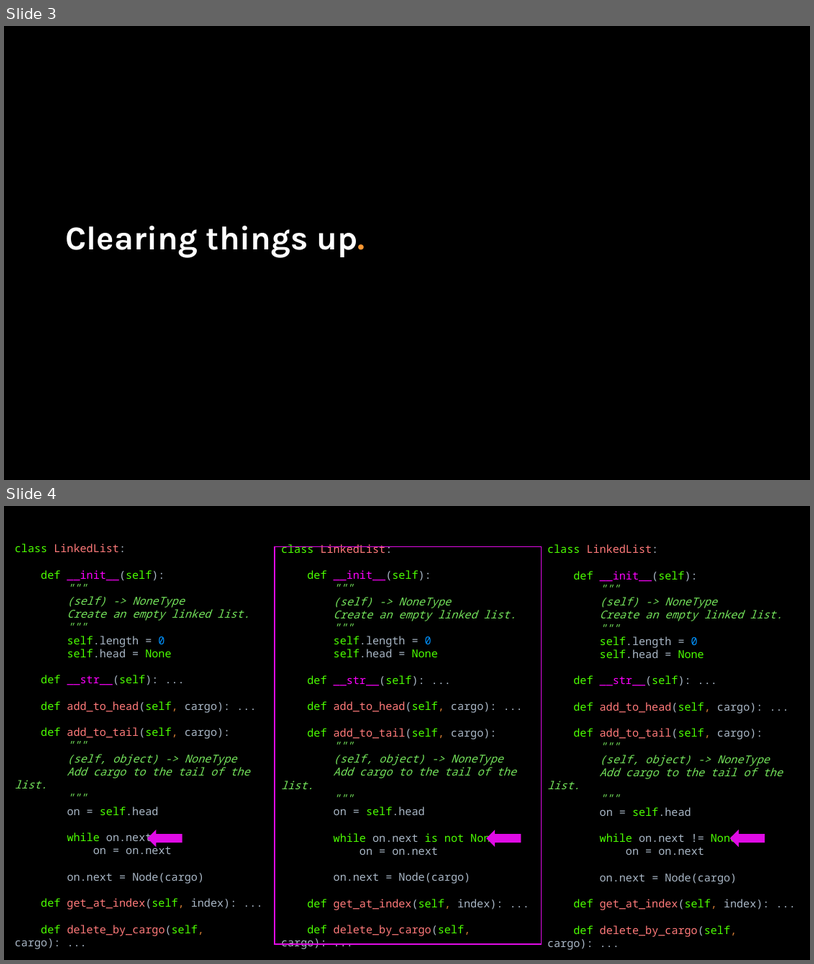
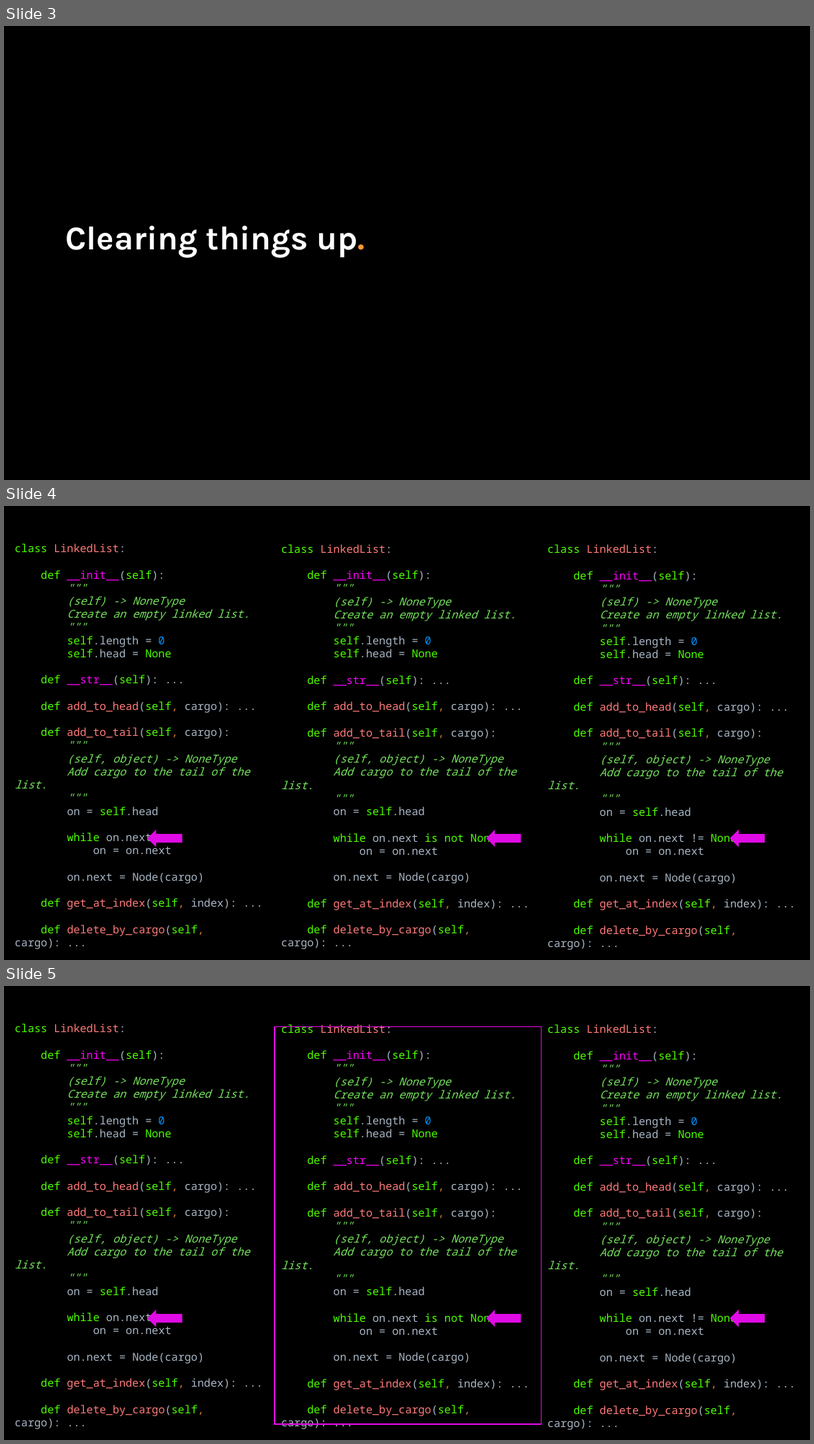
Before and after one commit to APS106/APS106-winter-2023-kinsella-goodfellow, a slide deck: lectures/week12/lecture2/slides/week12_lecture2.pptx. Shown one above the other, each under a label of ours: slides 3 and 4 before the commit, slides 3, 4 and 5 after it. The pictures are 814x964 and 814x1444 pixels, drawn with LibreOffice and Linux fonts; fonts in the diff are those of the drawing; background and template pictures are left out. Boxes give left, top, right and bottom in pixels: in the first picture for what was removed or moved away, otherwise in the second. Text is boxed around its words. In the diff, an @@ line names an element or a change of style, - is before the commit and + after.

```diff
--- a/lectures/week12/lecture2/slides/week12_lecture2.pptx
+++ b/lectures/week12/lecture2/slides/week12_lecture2.pptx
@@ slide 4 added at (4, 506, 810, 960), background picture (left out) @@
@@ text added at (15, 543, 250, 949), 13 pt, text #A9B7C6 @@
+class LinkedList:
+def __init__(self):
+"""
+(self) -> NoneType
+Create an empty linked list.
+"""
+self.length = 0
+self.head = None
+def __str__(self): ...
+def add_to_head(self, cargo): ...
+def add_to_tail(self, cargo):
+"""
+(self, object) -> NoneType
+Add cargo to the tail of the list.
+"""
+on = self.head
+while on.next:
+on = on.next
+on.next = Node(cargo)
+def get_at_index(self, index): ...
+def delete_by_cargo(self, cargo): ...
@@ text added at (281, 544, 517, 949), 13 pt, text #A9B7C6 @@
+class LinkedList:
+def __init__(self):
+"""
+(self) -> NoneType
+Create an empty linked list.
+"""
+self.length = 0
+self.head = None
+def __str__(self): ...
+def add_to_head(self, cargo): ...
+def add_to_tail(self, cargo):
+"""
+(self, object) -> NoneType
+Add cargo to the tail of the list.
+"""
+on = self.head
+while on.next is not None:
+on = on.next
+on.next = Node(cargo)
+def get_at_index(self, index): ...
+def delete_by_cargo(self, cargo): ...
@@ text added at (548, 544, 783, 950), 13 pt, text #A9B7C6 @@
+class LinkedList:
+def __init__(self):
+"""
+(self) -> NoneType
+Create an empty linked list.
+"""
+self.length = 0
+self.head = None
+def __str__(self): ...
+def add_to_head(self, cargo): ...
+def add_to_tail(self, cargo):
+"""
+(self, object) -> NoneType
+Add cargo to the tail of the list.
+"""
+on = self.head
+while on.next != None:
+on = on.next
+on.next = Node(cargo)
+def get_at_index(self, index): ...
+def delete_by_cargo(self, cargo): ...
@@ right arrow added at (147, 830, 182, 847), fill #E00BE5 @@
@@ right arrow added at (486, 830, 521, 847), fill #E00BE5 @@
@@ right arrow added at (730, 830, 765, 847), fill #E00BE5 @@
@@ what was slide 4 is now slide 5 @@
```
Also in this commit, not shown: 1 other slide added, 6 other files.
